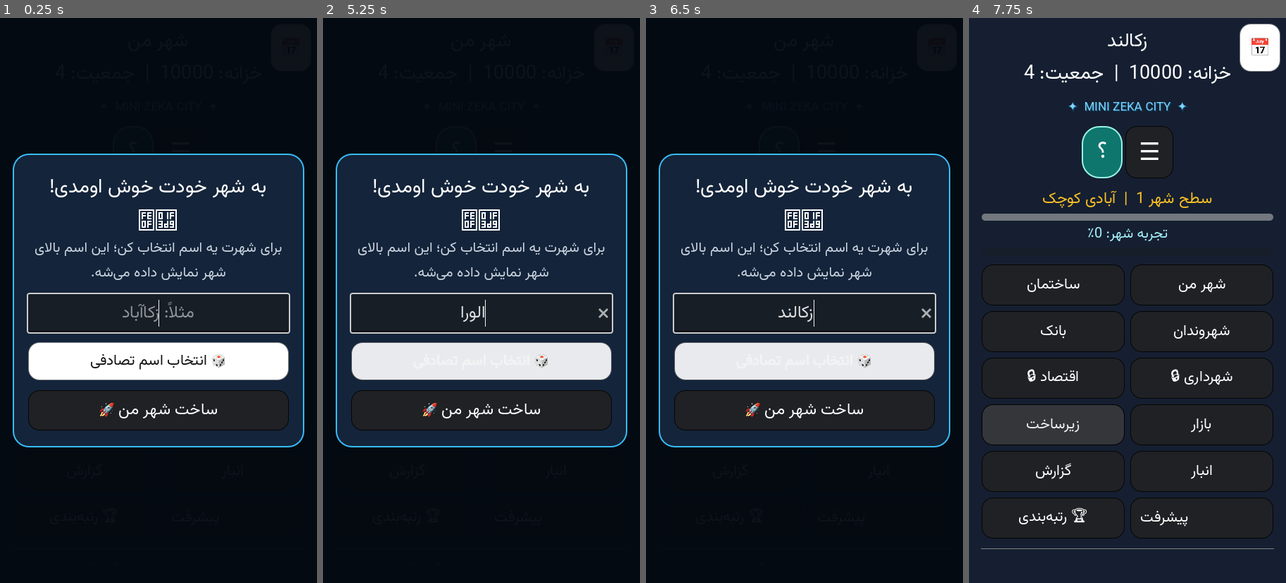
Above: before the commit, frames 1-4 (left to right).
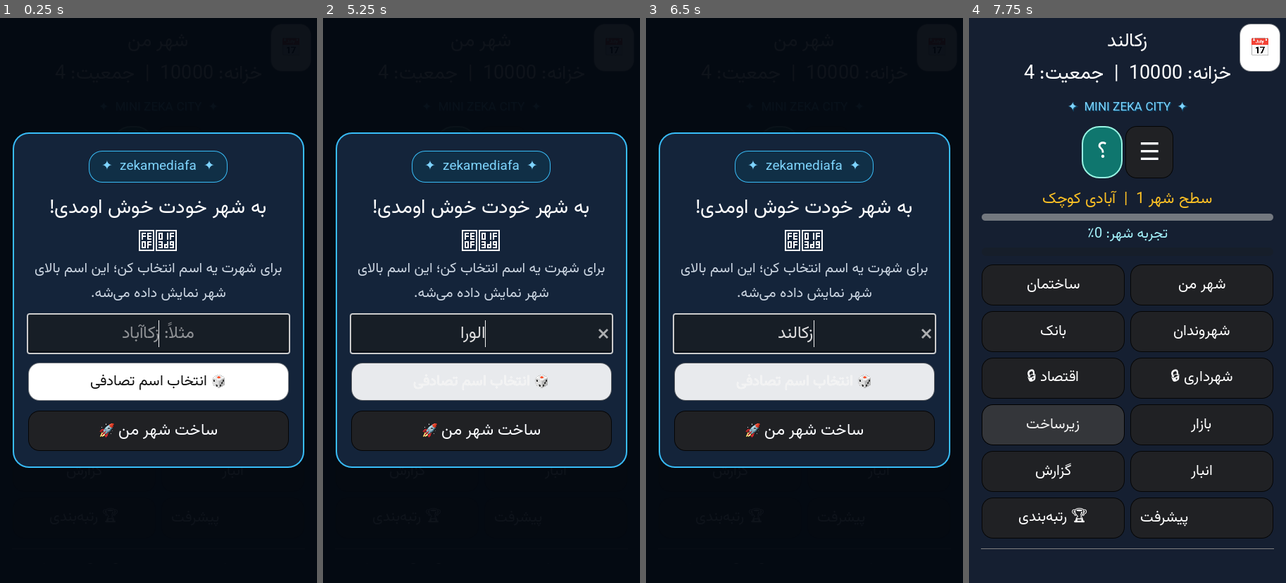
Above: after the commit, the same moments.

Repository: zekainstabot/mini-zeka-city
Game: Godot game, scene res://Main.tscn
Same seed, same stepped clock (60 frames per second), same inputs: the game is played once before the commit and once after it.
Inputs:
- Up to frame 1 (0.25 s): no input
- Up to frame 2 (5.25 s): click "☰" at 0.5 s; click "؟" at 1.25 s; click "شهر من" at 2 s; click "ساختمان" at 2.75 s; click "شهروندان" at 3.5 s; click "بانک" at 4.25 s; click "شهرداری 🔒" at 5 s
- Up to frame 3 (6.5 s): click "اقتصاد 🔒" at 5.75 s
- Up to frame 4 (7.75 s): click "بازار" at 6.5 s; click "زیرساخت" at 7.25 s

The runs differ from the first frame. In frame 1, 18% of the frame differs, in the area x 4-96%, y 20-80%; in frame 2, 18%; in frame 3, 18%; in frame 4, nothing differs.

Commit message:
Add styled Zeka brand badge to city entry screen

Diff:
--- a/scripts/Main.gd
+++ b/scripts/Main.gd
@@ -352,6 +352,26 @@
 	var layout = VBoxContainer.new()
 	layout.add_theme_constant_override("separation", 14)
 	card.add_child(layout)
+	if city_name_setup_first_time:
+		var brand_badge = PanelContainer.new()
+		brand_badge.size_flags_horizontal = Control.SIZE_SHRINK_CENTER
+		var brand_style = StyleBoxFlat.new()
+		brand_style.bg_color = Color("#102f46")
+		brand_style.border_color = Color("#38bdf8")
+		brand_style.set_border_width_all(1)
+		brand_style.set_corner_radius_all(18)
+		brand_style.content_margin_left = 18
+		brand_style.content_margin_right = 18
+		brand_style.content_margin_top = 7
+		brand_style.content_margin_bottom = 7
+		brand_badge.add_theme_stylebox_override("panel", brand_style)
+		var brand_text = Label.new()
+		brand_text.text = "✦  zekamediafa  ✦"
+		brand_text.horizontal_alignment = HORIZONTAL_ALIGNMENT_CENTER
+		_apply_font(brand_text, 14)
+		brand_text.add_theme_color_override("font_color", Color("#7dd3fc"))
+		brand_badge.add_child(brand_text)
+		layout.add_child(brand_badge)
 	var title = Label.new()
 	title.text = PersianText.reshaper("به شهر خودت خوش اومدی! 🏙️" if city_name_setup_first_time else "نام شهر رو تغییر بده")
 	title.horizontal_alignment = HORIZONTAL_ALIGNMENT_CENTER
